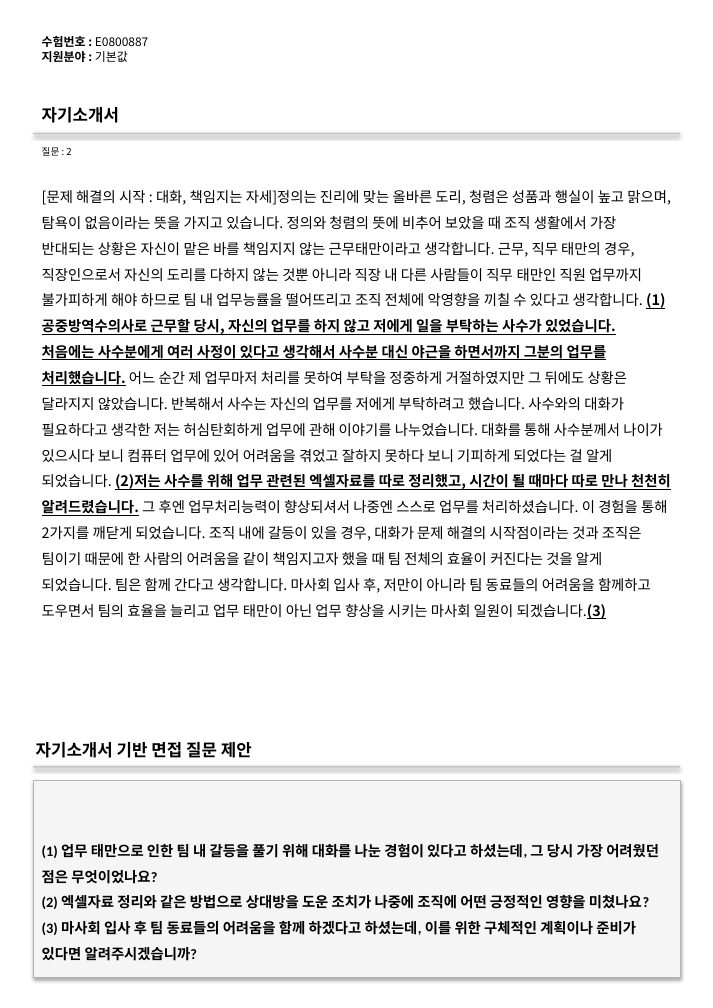
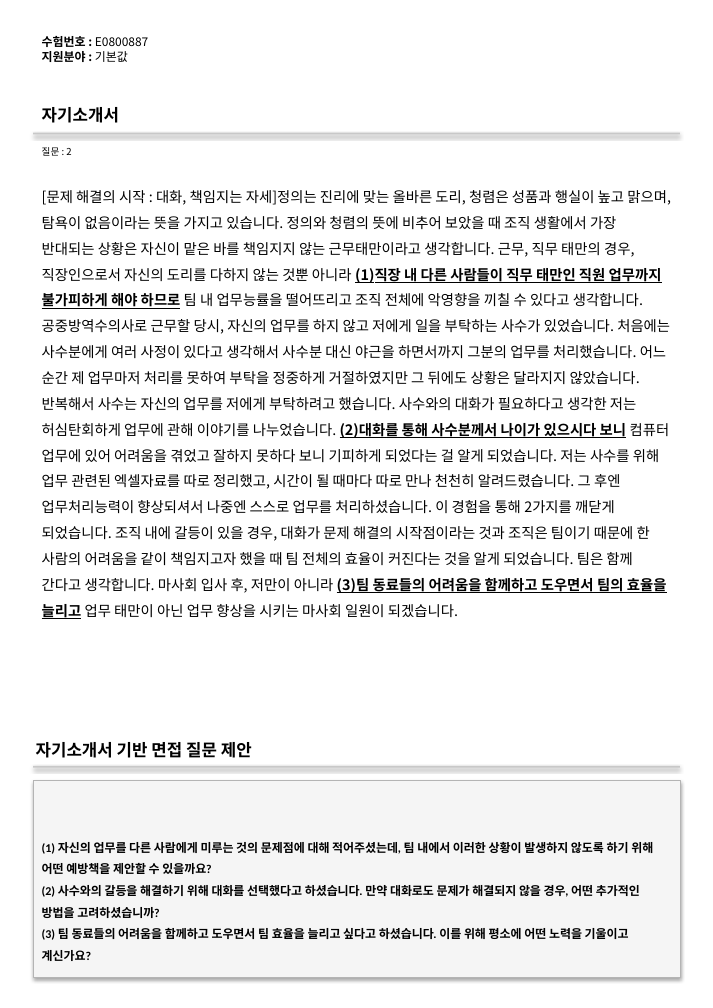
Before and after one commit to DaeGul2/isbr-auto-questionnaire, a slide deck: slide 6 of flask-server/outputs/output.pptx. Drawn at 713x1008 pixels with LibreOffice and Linux fonts; fonts in the diff are those of the drawing. Boxes give left, top, right and bottom in pixels: in the first picture for what was removed or moved away, otherwise in the second. Text is boxed around its words. In the diff, an @@ line names an element or a change of style, - is before the commit and + after.

```diff
--- a/flask-server/outputs/output.pptx
+++ b/flask-server/outputs/output.pptx
@@ text at box(42, 190, 671, 619): text changed @@
-[문제 해결의 시작 : 대화, 책임지는 자세]정의는 진리에 맞는 올바른 도리, 청렴은 성품과 행실이 높고 맑으며, 탐욕이 없음이라는 뜻을 가지고 있습니다. 정의와 청렴의 뜻에 비추어 보았을 때 조직 생활에서 가장 반대되는 상황은 자신이 맡은 바를 책임지지 않는 근무태만이라고 생각합니다. 근무, 직무 태만의 경우, 직장인으로서 자신의 도리를 다하지 않는 것뿐 아니라 직장 내 다른 사람들이 직무 태만인 직원 업무까지 불가피하게 해야 하므로 팀 내 업무능률을 떨어뜨리고 조직 전체에 악영향을 끼칠 수 있다고 생각합니다. (1)공중방역수의사로 근무할 당시, 자신의 업무를 하지 않고 저에게 일을 부탁하는 사수가 있었습니다. 처음에는 사수분에게 여러 사정이 있다고 생각해서 사수분 대신 야근을 하면서까지 그분의 업무를 처리했습니다. 어느 순간 제 업무마저 처리를 못하여 부탁을 정중하게 거절하였지만 그 뒤에도 상황은 달라지지 않았습니다. 반복해서 사수는 자신의 업무를 저에게 부탁하려고 했습니다. 사수와의 대화가 필요하다고 생각한 저는 허심탄회하게 업무에 관해 이야기를 나누었습니다. 대화를 통해 사수분께서 나이가 있으시다 보니 컴퓨터 업무에 있어 어려움을 겪었고 잘하지 못하다 보니 기피하게 되었다는 걸 알게 되었습니다. (2)저는 사수를 위해 업무 관련된 엑셀자료를 따로 정리했고, 시간이 될 때마다 따로 만나 천천히 알려드렸습니다. 그 후엔 업무처리능력이 향상되셔서 나중엔 스스로 업무를 처리하셨습니다. 이 경험을 통해 2가지를 깨닫게 되었습니다. 조직 내에 갈등이 있을 경우, 대화가 문제 해결의 시작점이라는 것과 조직은 팀이기 때문에 한 사람의 어려움을 같이 책임지고자 했을 때 팀 전체의 효율이 커진다는 것을 알게 되었습니다. 팀은 함께 간다고 생각합니다. 마사회 입사 후, 저만이 아니라 팀 동료들의 어려움을 함께하고 도우면서 팀의 효율을 늘리고 업무 태만이 아닌 업무 향상을 시키는 마사회 일원이 되겠습니다.(3)
+[문제 해결의 시작 : 대화, 책임지는 자세]정의는 진리에 맞는 올바른 도리, 청렴은 성품과 행실이 높고 맑으며, 탐욕이 없음이라는 뜻을 가지고 있습니다. 정의와 청렴의 뜻에 비추어 보았을 때 조직 생활에서 가장 반대되는 상황은 자신이 맡은 바를 책임지지 않는 근무태만이라고 생각합니다. 근무, 직무 태만의 경우, 직장인으로서 자신의 도리를 다하지 않는 것뿐 아니라 (1)직장 내 다른 사람들이 직무 태만인 직원 업무까지 불가피하게 해야 하므로 팀 내 업무능률을 떨어뜨리고 조직 전체에 악영향을 끼칠 수 있다고 생각합니다. 공중방역수의사로 근무할 당시, 자신의 업무를 하지 않고 저에게 일을 부탁하는 사수가 있었습니다. 처음에는 사수분에게 여러 사정이 있다고 생각해서 사수분 대신 야근을 하면서까지 그분의 업무를 처리했습니다. 어느 순간 제 업무마저 처리를 못하여 부탁을 정중하게 거절하였지만 그 뒤에도 상황은 달라지지 않았습니다. 반복해서 사수는 자신의 업무를 저에게 부탁하려고 했습니다. 사수와의 대화가 필요하다고 생각한 저는 허심탄회하게 업무에 관해 이야기를 나누었습니다. (2)대화를 통해 사수분께서 나이가 있으시다 보니 컴퓨터 업무에 있어 어려움을 겪었고 잘하지 못하다 보니 기피하게 되었다는 걸 알게 되었습니다. 저는 사수를 위해 업무 관련된 엑셀자료를 따로 정리했고, 시간이 될 때마다 따로 만나 천천히 알려드렸습니다. 그 후엔 업무처리능력이 향상되셔서 나중엔 스스로 업무를 처리하셨습니다. 이 경험을 통해 2가지를 깨닫게 되었습니다. 조직 내에 갈등이 있을 경우, 대화가 문제 해결의 시작점이라는 것과 조직은 팀이기 때문에 한 사람의 어려움을 같이 책임지고자 했을 때 팀 전체의 효율이 커진다는 것을 알게 되었습니다. 팀은 함께 간다고 생각합니다. 마사회 입사 후, 저만이 아니라 (3)팀 동료들의 어려움을 함께하고 도우면서 팀의 효율을 늘리고 업무 태만이 아닌 업무 향상을 시키는 마사회 일원이 되겠습니다.
@@ text in rectangle at box(42, 839, 653, 961): text changed; size 12 to 10 pt @@
-(1) 업무 태만으로 인한 팀 내 갈등을 풀기 위해 대화를 나눈 경험이 있다고 하셨는데, 그 당시 가장 어려웠던 점은 무엇이었나요?
-(2) 엑셀자료 정리와 같은 방법으로 상대방을 도운 조치가 나중에 조직에 어떤 긍정적인 영향을 미쳤나요?
-(3) 마사회 입사 후 팀 동료들의 어려움을 함께 하겠다고 하셨는데, 이를 위한 구체적인 계획이나 준비가 있다면 알려주시겠습니까?
+(1) 자신의 업무를 다른 사람에게 미루는 것의 문제점에 대해 적어주셨는데, 팀 내에서 이러한 상황이 발생하지 않도록 하기 위해 어떤 예방책을 제안할 수 있을까요?
+(2) 사수와의 갈등을 해결하기 위해 대화를 선택했다고 하셨습니다. 만약 대화로도 문제가 해결되지 않을 경우, 어떤 추가적인 방법을 고려하셨습니까?
+(3) 팀 동료들의 어려움을 함께하고 도우면서 팀 효율을 늘리고 싶다고 하셨습니다. 이를 위해 평소에 어떤 노력을 기울이고 계신가요?
```
Also in this commit, not shown: 15 other slides changed, 10 other files.
